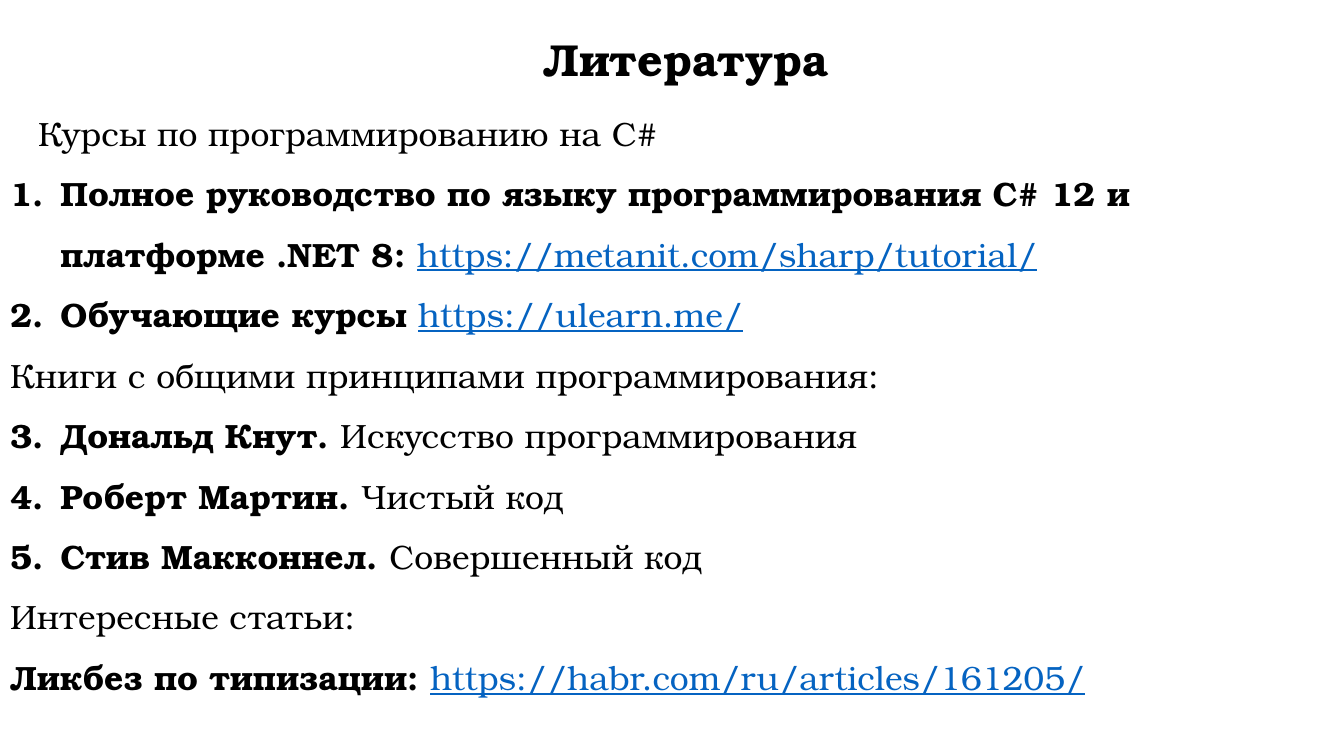
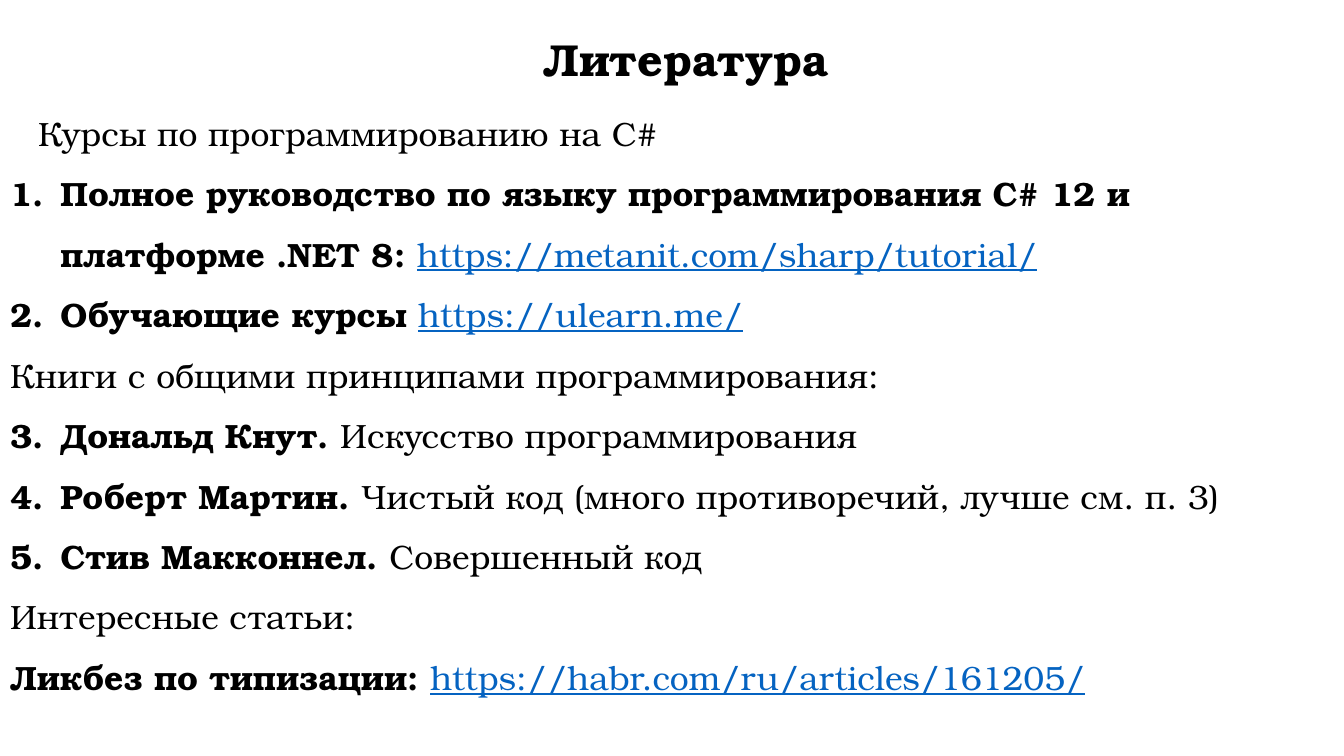
Before and after one commit to DaniilKlyukin/ITiP-1, a slide deck: slide 4 of Лекции/ИТиП лек 1 (лр 1).pptx. Drawn at 1344x756 pixels with LibreOffice and Linux fonts; fonts in the diff are those of the drawing. Boxes give left, top, right and bottom in pixels: in the first picture for what was removed or moved away, otherwise in the second. Text is boxed around its words. In the diff, an @@ line names an element or a change of style, - is before the commit and + after.

```diff
--- a/Лекции/ИТиП лек 1 (лр 1).pptx
+++ b/Лекции/ИТиП лек 1 (лр 1).pptx
@@ text at (60,483,1219,517): text changed; bold off @@
-2. Роберт Мартин. Чистый код
+2. Роберт Мартин. Чистый код (много противоречий, лучше см. п. 3)
```
Also in this commit, not shown: 1 other file.
